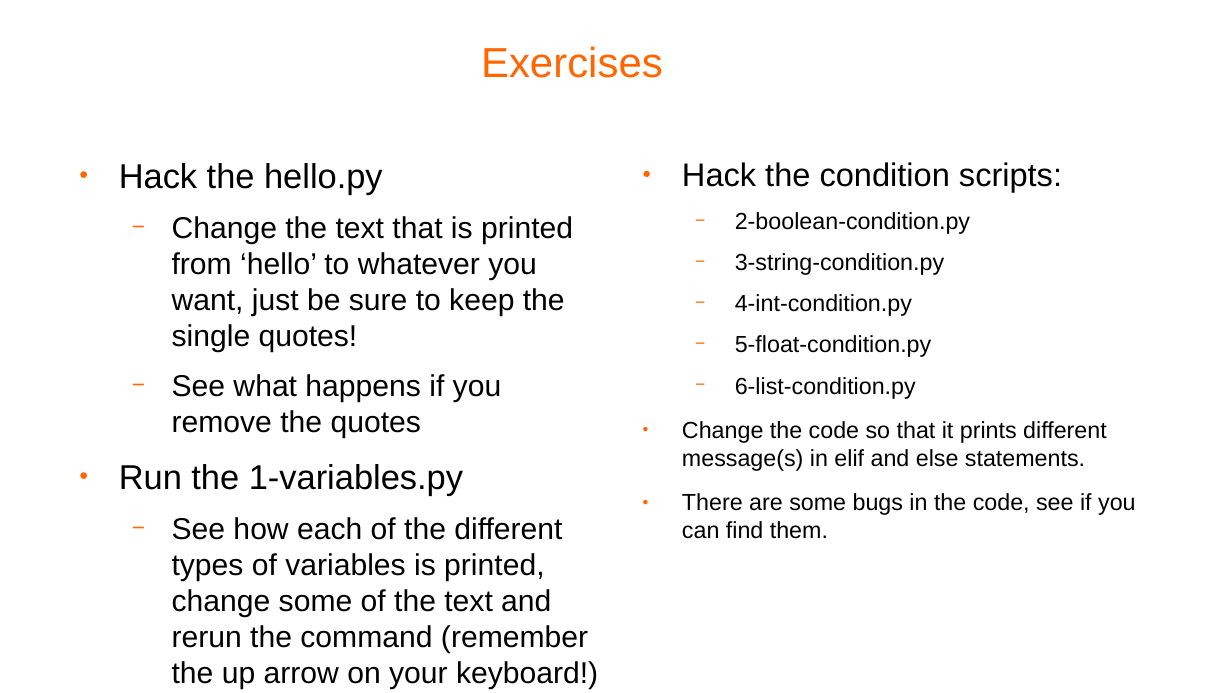
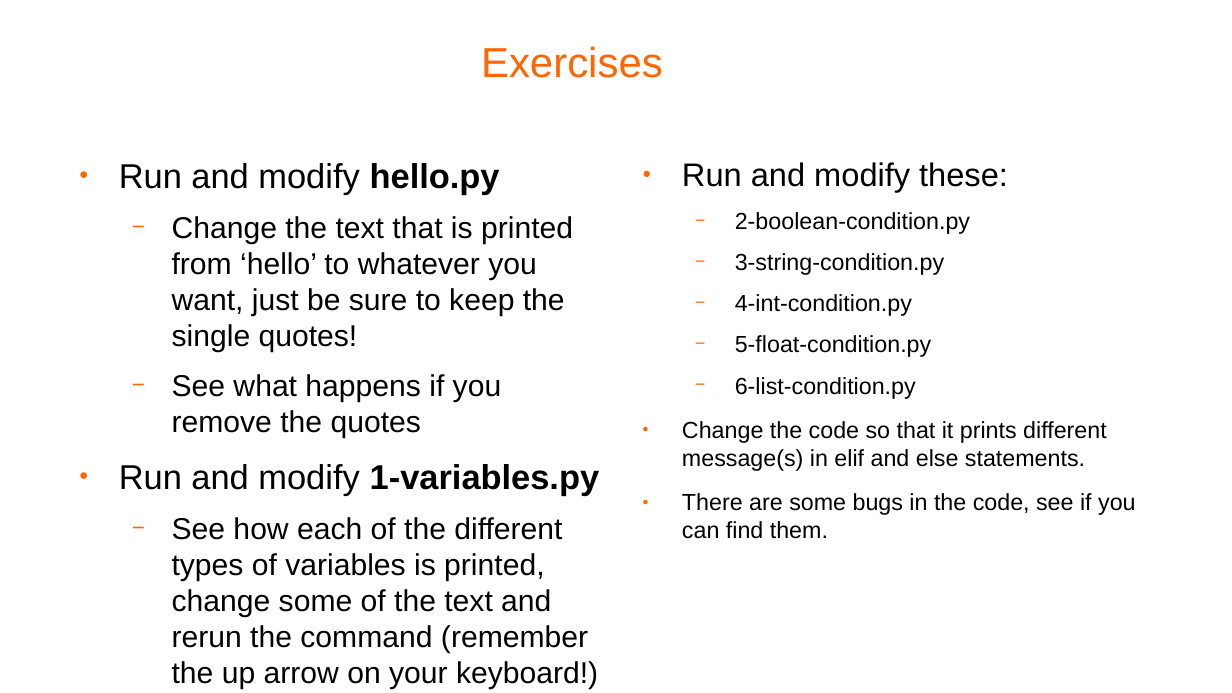
Before and after one commit to pellcorp/coding, a slide deck: slide 13 of docs/python-coding.odp (slide 16 before the commit). Drawn at 1232x693 pixels with LibreOffice and Linux fonts; fonts in the diff are those of the drawing; background and template pictures are left out. Boxes give left, top, right and bottom in pixels: in the first picture for what was removed or moved away, otherwise in the second. Text is boxed around its words. In the diff, an @@ line names an element or a change of style, - is before the commit and + after.

```diff
--- a/docs/python-coding.odp
+++ b/docs/python-coding.odp
@@ text at [119, 163, 500, 194]: text changed @@
-● Hack the hello.py
+● Run and modify hello.py
@@ text at [682, 162, 1008, 192]: text changed @@
-● Hack the condition scripts:
+● Run and modify these:
@@ text at [119, 464, 599, 495]: text changed; bold on @@
-● Run the 1-variables.py
+● Run and modify 1-variables.py
```
Also in this commit, not shown: 1 other slide changed, 3 slides removed, 3 other files.
